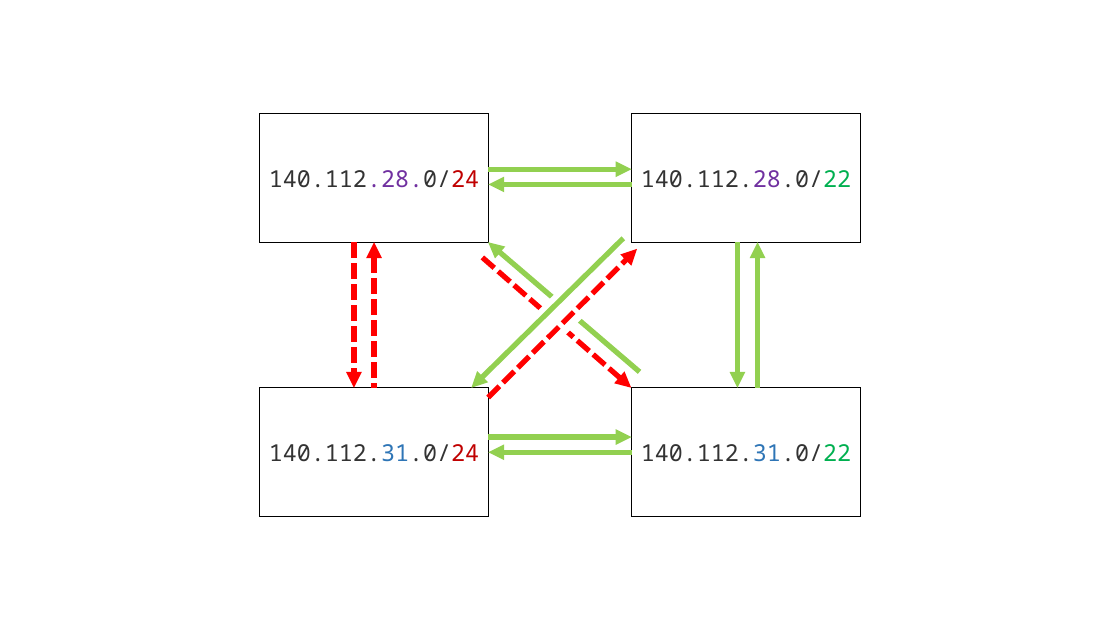
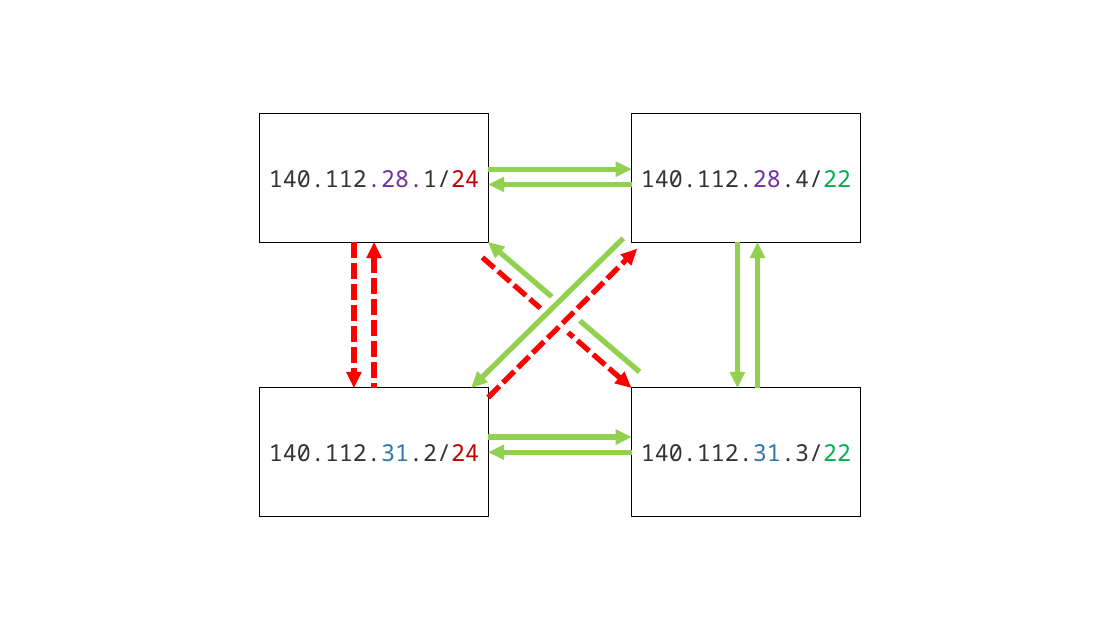
Before and after one commit to AaronWu-train/NASA-homework, a slide deck: slide 1 of misc/inclass5.pptx. Drawn at 1120x630 pixels with LibreOffice and Linux fonts; fonts in the diff are those of the drawing. Boxes give left, top, right and bottom in pixels: in the first picture for what was removed or moved away, otherwise in the second. Text is boxed around its words. In the diff, an @@ line names an element or a change of style, - is before the commit and + after.

```diff
--- a/misc/inclass5.pptx
+++ b/misc/inclass5.pptx
@@ text in rectangle at (269,170,479,188): text changed @@
-140.112.28.0/24
+140.112.28.1/24
@@ text in rectangle at (641,170,851,188): text changed @@
-140.112.28.0/22
+140.112.28.4/22
@@ text in rectangle at (269,444,479,462): text changed @@
-140.112.31.0/24
+140.112.31.2/24
@@ text in rectangle at (641,444,851,462): text changed @@
-140.112.31.0/22
+140.112.31.3/22
```
